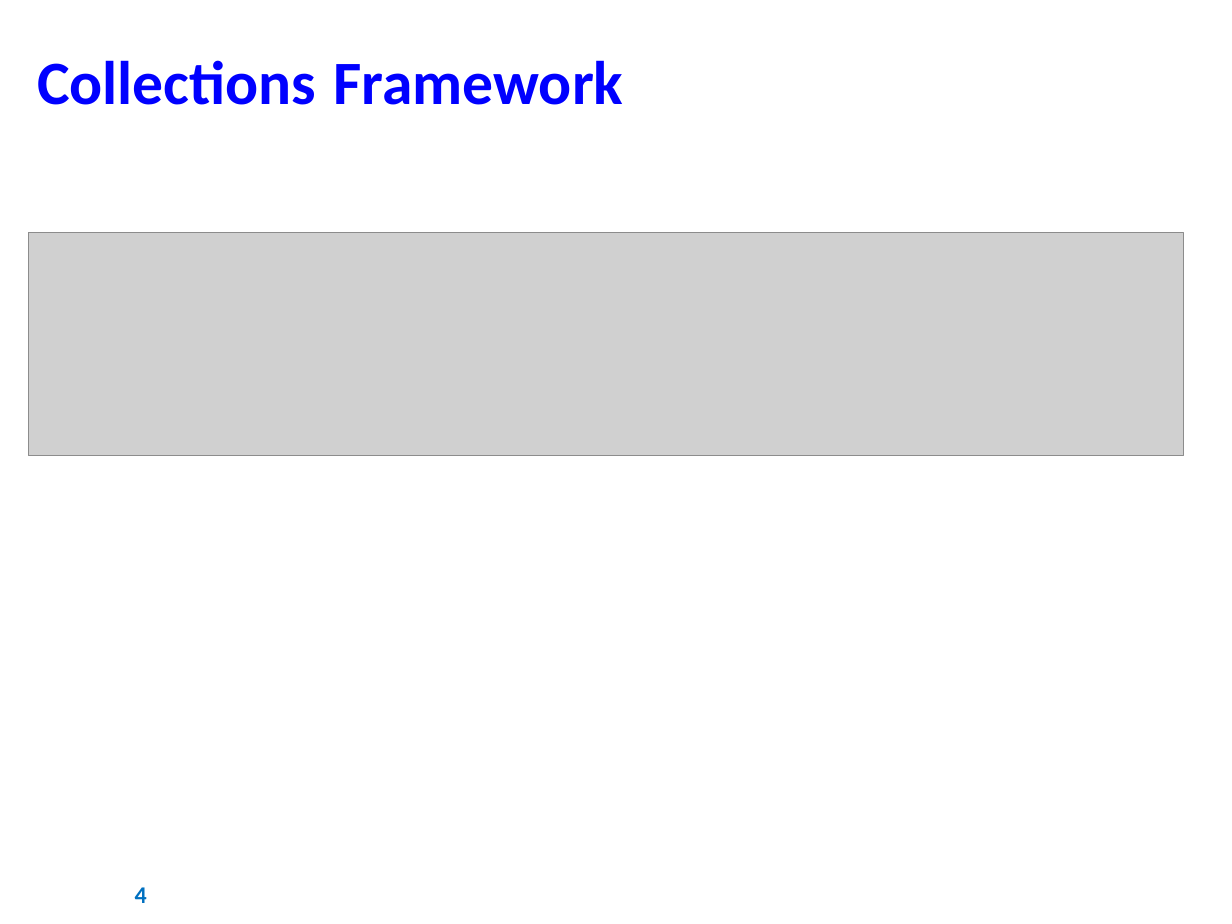
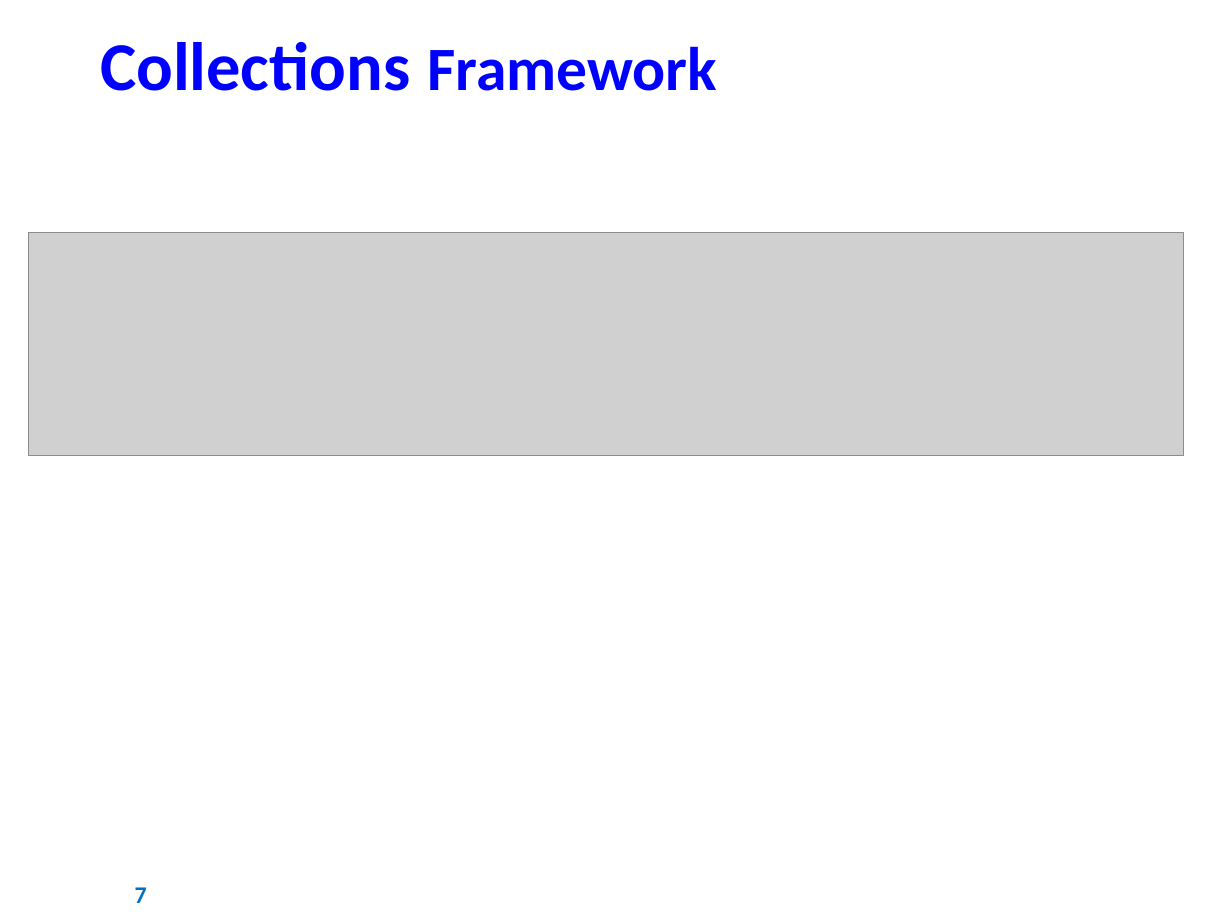
Before and after one commit to AJKFreitas/collections-learning, a slide deck: slide 7 of Estudos - Collections Framework.pptx (slide 4 before the commit). Drawn at 1232x924 pixels with LibreOffice and Linux fonts; fonts in the diff are those of the drawing; grey boxes stand for pictures; background and template pictures are left out. Boxes give left, top, right and bottom in pixels: in the first picture for what was removed or moved away, otherwise in the second. Text is boxed around its words. In the diff, an @@ line names an element or a change of style, - is before the commit and + after.

```diff
--- a/Estudos - Collections Framework.pptx
+++ b/Estudos - Collections Framework.pptx
@@ text "Collections Framework": place and size @@
-text "Collections Framework" at [37,60,624,105]
+text "Collections Framework" at [100,42,717,91]
@@ text "Collections Framework" at [100,42,717,91]: size 36 to 40 pt in "Collections" @@
@@ page number at [135,887,147,903]: text changed @@
-4
+7
```
Also in this commit, not shown: 37 other slides changed, 8 slides added, 3 slides removed, 52 other files.
